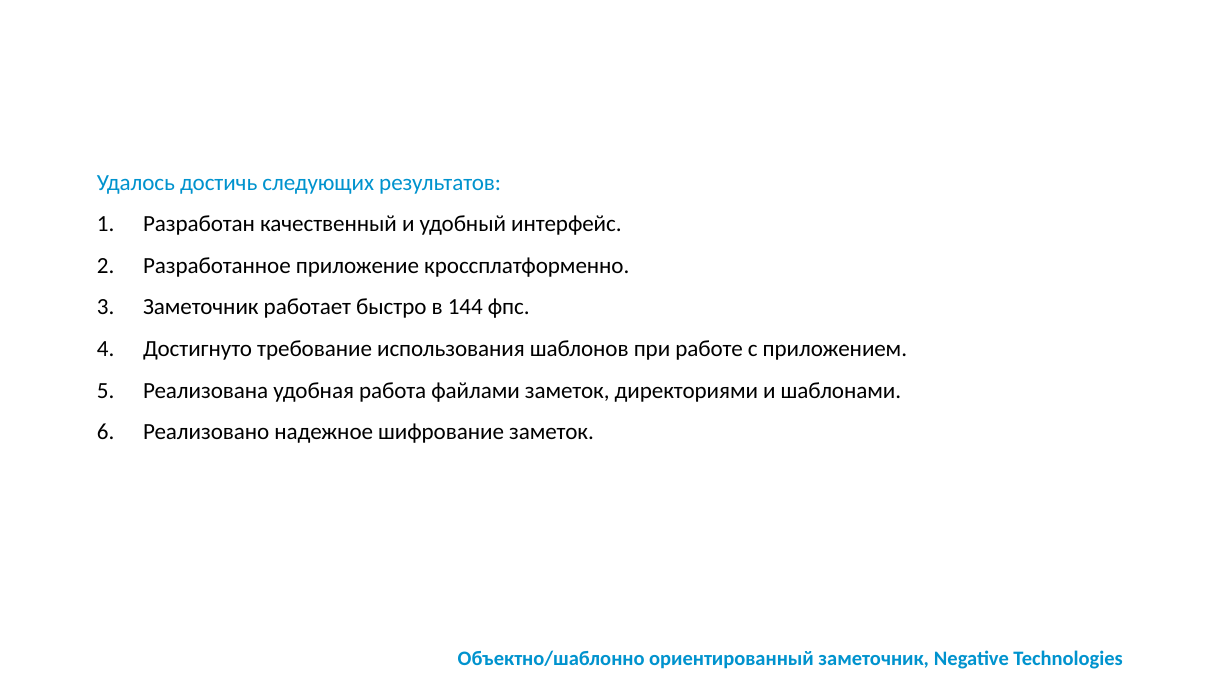
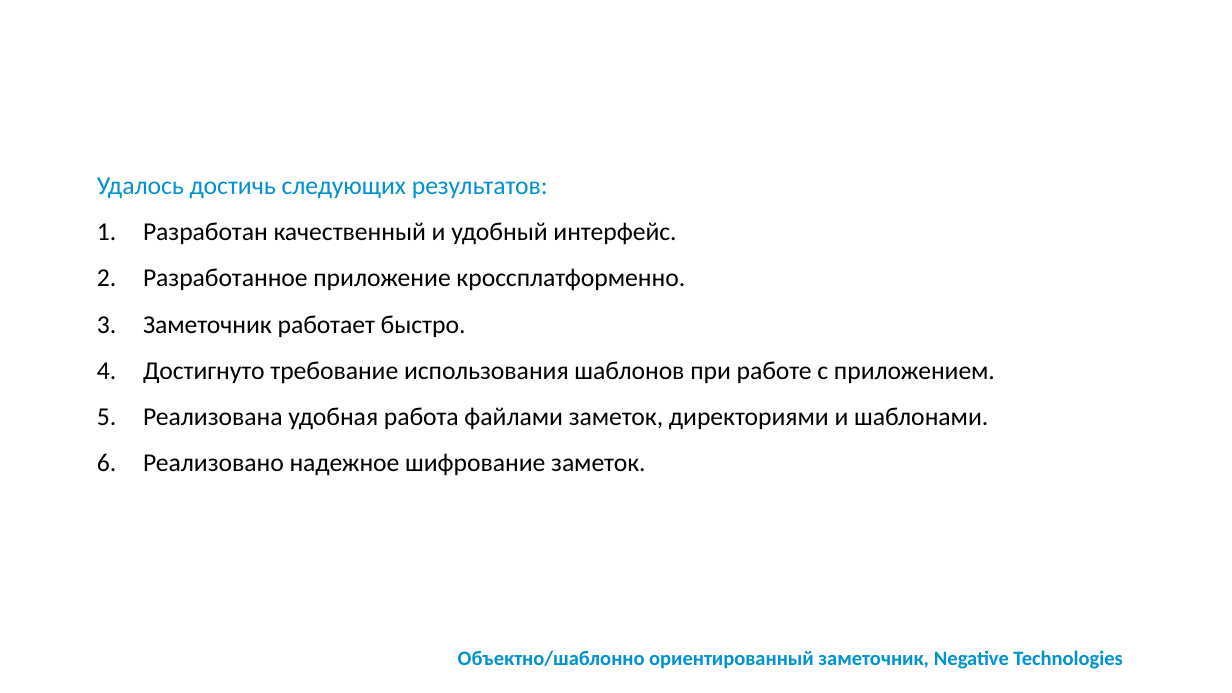
Before and after one commit to Tomashaytis/tonpad-report, a slide deck: slide 11 of Приложение Tonpad.pptx. Drawn at 1232x693 pixels with LibreOffice and Linux fonts; fonts in the diff are those of the drawing; background and template pictures are left out. Boxes give left, top, right and bottom in pixels: in the first picture for what was removed or moved away, otherwise in the second. Text is boxed around its words. In the diff, an @@ line names an element or a change of style, - is before the commit and + after.

```diff
--- a/Приложение Tonpad.pptx
+++ b/Приложение Tonpad.pptx
@@ text at (x1=97, y1=177, x2=995, y2=476): size 18 to 20 pt @@
@@ text at (x1=143, y1=315, x2=466, y2=337): text changed; size 18 to 20 pt @@
-3. Заметочник работает быстро в 144 фпс.
+3. Заметочник работает быстро.
```
Also in this commit, not shown: 4 other slides changed, 2 slides added, 2 other files.
